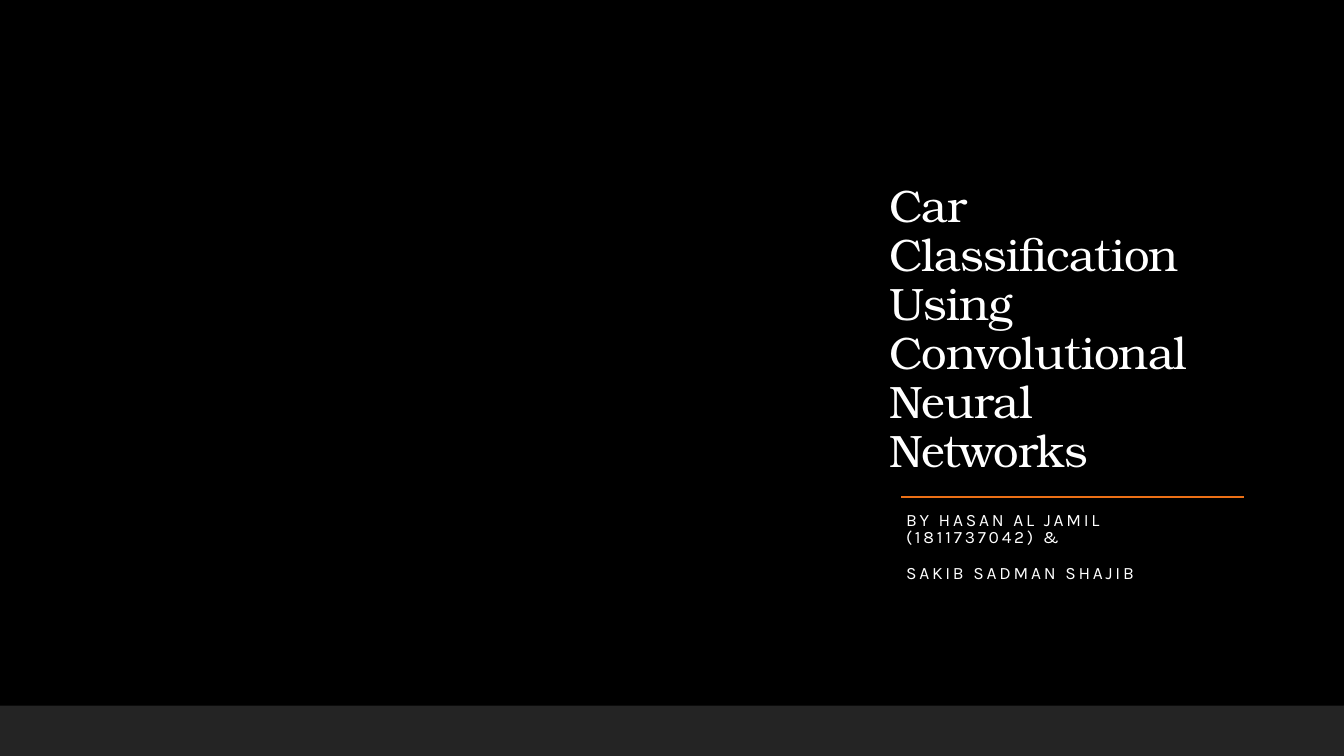
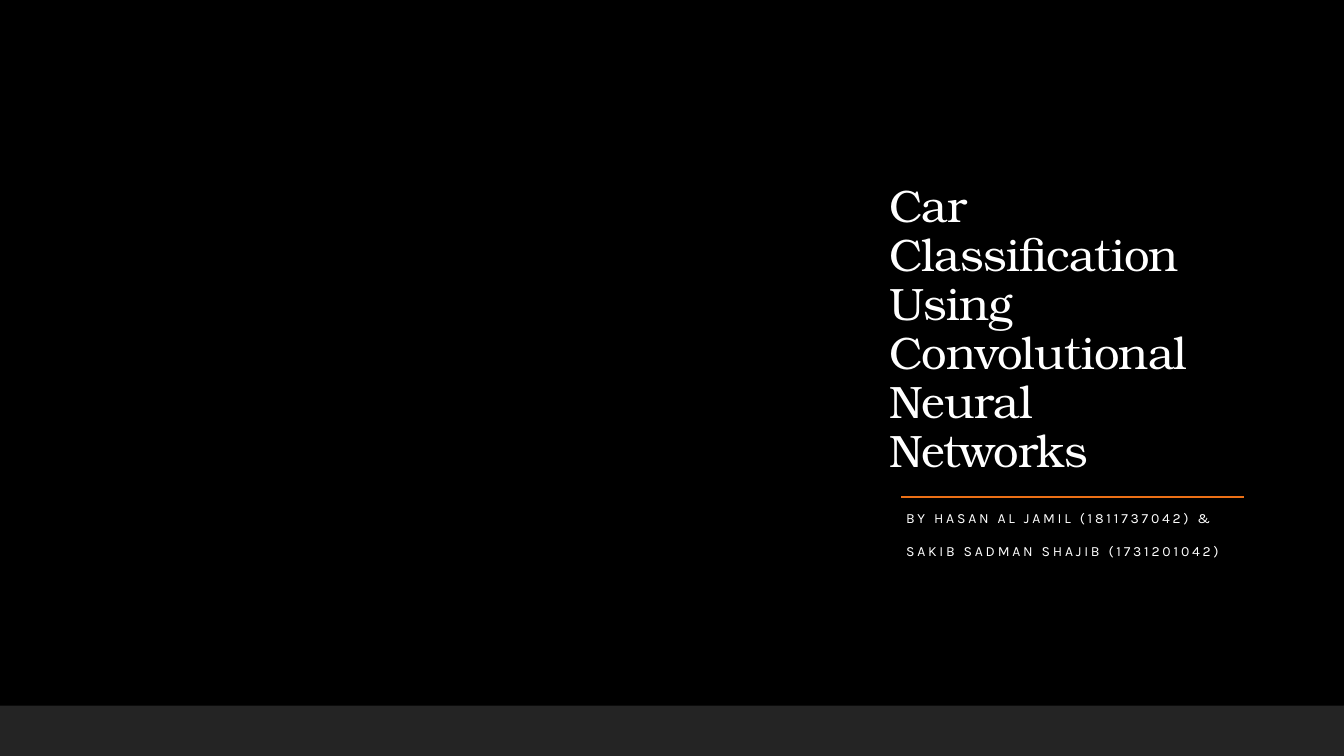
Before and after one commit to sakibsadmanshajib/Car-Classification-using-Deep-Learning, a slide deck: slide 1 of presentation/Car-Classification.pptx. Drawn at 1344x756 pixels with LibreOffice and Linux fonts; fonts in the diff are those of the drawing; background and template pictures are left out. Boxes give left, top, right and bottom in pixels: in the first picture for what was removed or moved away, otherwise in the second. Text is boxed around its words. In the diff, an @@ line names an element or a change of style, - is before the commit and + after.

```diff
--- a/presentation/Car-Classification.pptx
+++ b/presentation/Car-Classification.pptx
@@ subtitle at [906, 513, 1189, 525]: size 12.4 to 10 pt in "BY HASAN AL JAMIL (1811737042) &" @@
@@ subtitle at [906, 546, 1219, 558]: text changed; size 12.4 to 10 pt @@
-SAKIB SADMAN SHAJIB
+SAKIB SADMAN SHAJIB (1731201042)
```
Also in this commit, not shown: 7 other slides changed, 3 slides added, 1 slide removed, 3 other files.
